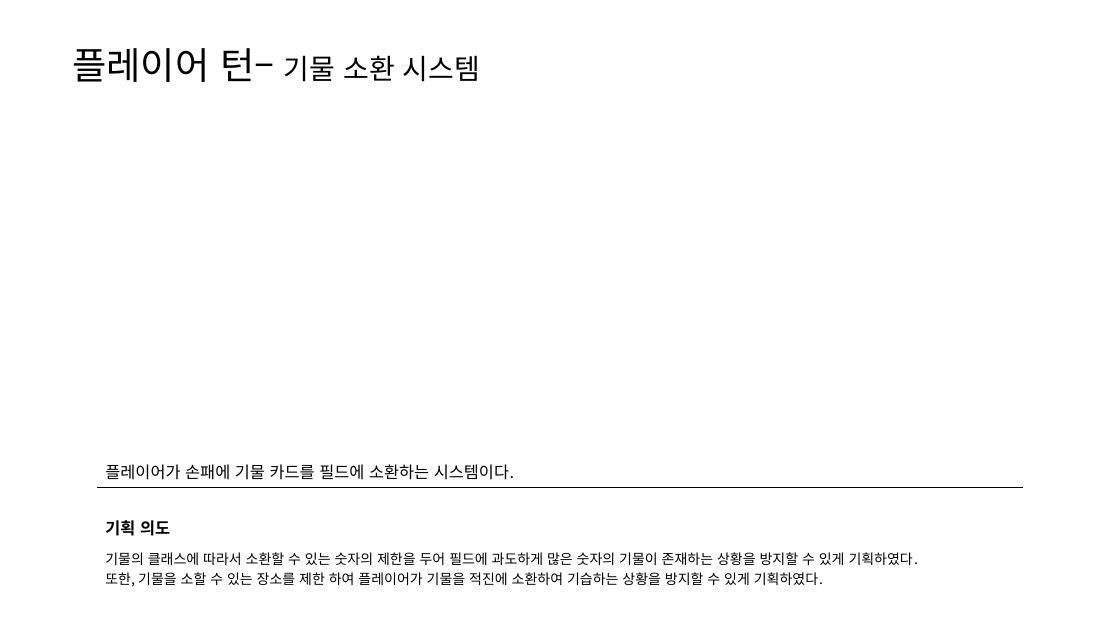
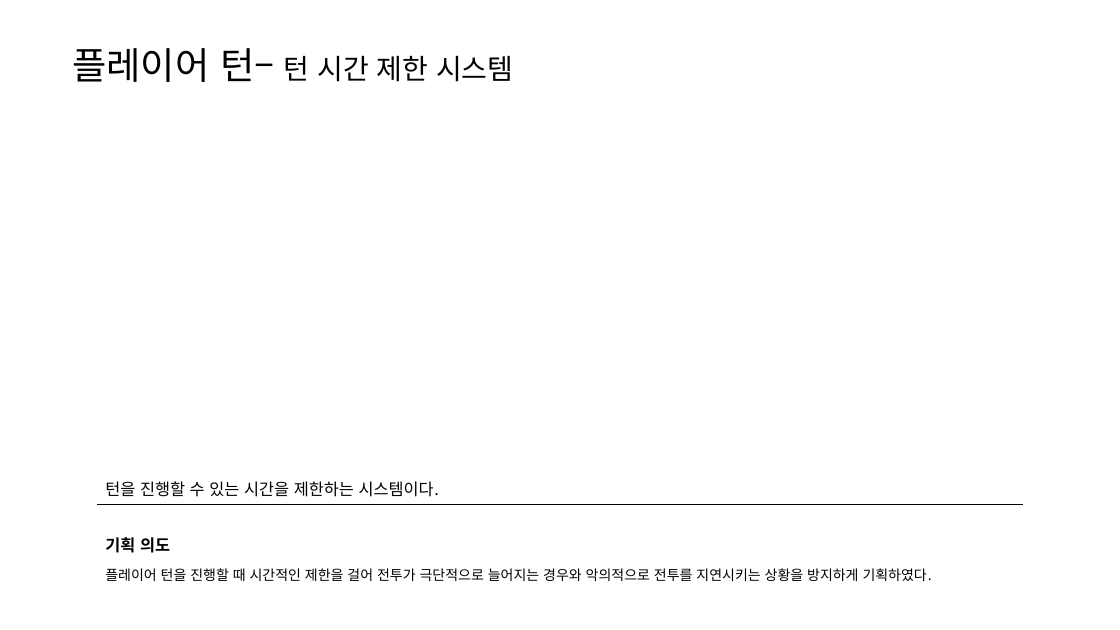
Before and after one commit to yjk0401/unityenginebasic_9th, a slide deck: slide 12 of 기획/체스/체스 전투 시스템 기획서.pptx (slide 9 before the commit). Drawn at 1120x630 pixels with LibreOffice and Linux fonts; fonts in the diff are those of the drawing. Boxes give left, top, right and bottom in pixels: in the first picture for what was removed or moved away, otherwise in the second. Text is boxed around its words. In the diff, an @@ line names an element or a change of style, - is before the commit and + after.

```diff
--- a/기획/체스/체스 전투 시스템 기획서.pptx
+++ b/기획/체스/체스 전투 시스템 기획서.pptx
@@ text at [72, 48, 513, 82]: text changed @@
-플레이어 턴– 기물 소환 시스템
+플레이어 턴– 턴 시간 제한 시스템
@@ table at [97, 472, 1023, 585] @@
-row 1, column 1: 플레이어가 손패에 기물 카드를 필드에 소환하는 시스템이다.
+row 1, column 1: 턴을 진행할 수 있는 시간을 제한하는 시스템이다.
-row 3, column 1: 기물의 클래스에 따라서 소환할 수 있는 숫자의 제한을 두어 필드에 과도하게 많은 숫자의 기물이 존재하는 상황을 방지할 수 있게 기획하였다. / 또한, 기물을 소할 수 있는 장소를 제한 하여 플레이어가 기물을 적진에 소환하여 기습하는 상황을 방지할 수 있게 기획하였다.
+row 3, column 1: 플레이어 턴을 진행할 때 시간적인 제한을 걸어 전투가 극단적으로 늘어지는 경우와 악의적으로 전투를 지연시키는 상황을 방지하게 기획하였다.
@@ table: place and size @@
-table at [97, 455, 1023, 591]
+table at [97, 472, 1023, 585]
```
Also in this commit, not shown: 8 other slides changed, 3 slides added, 14 other files.
